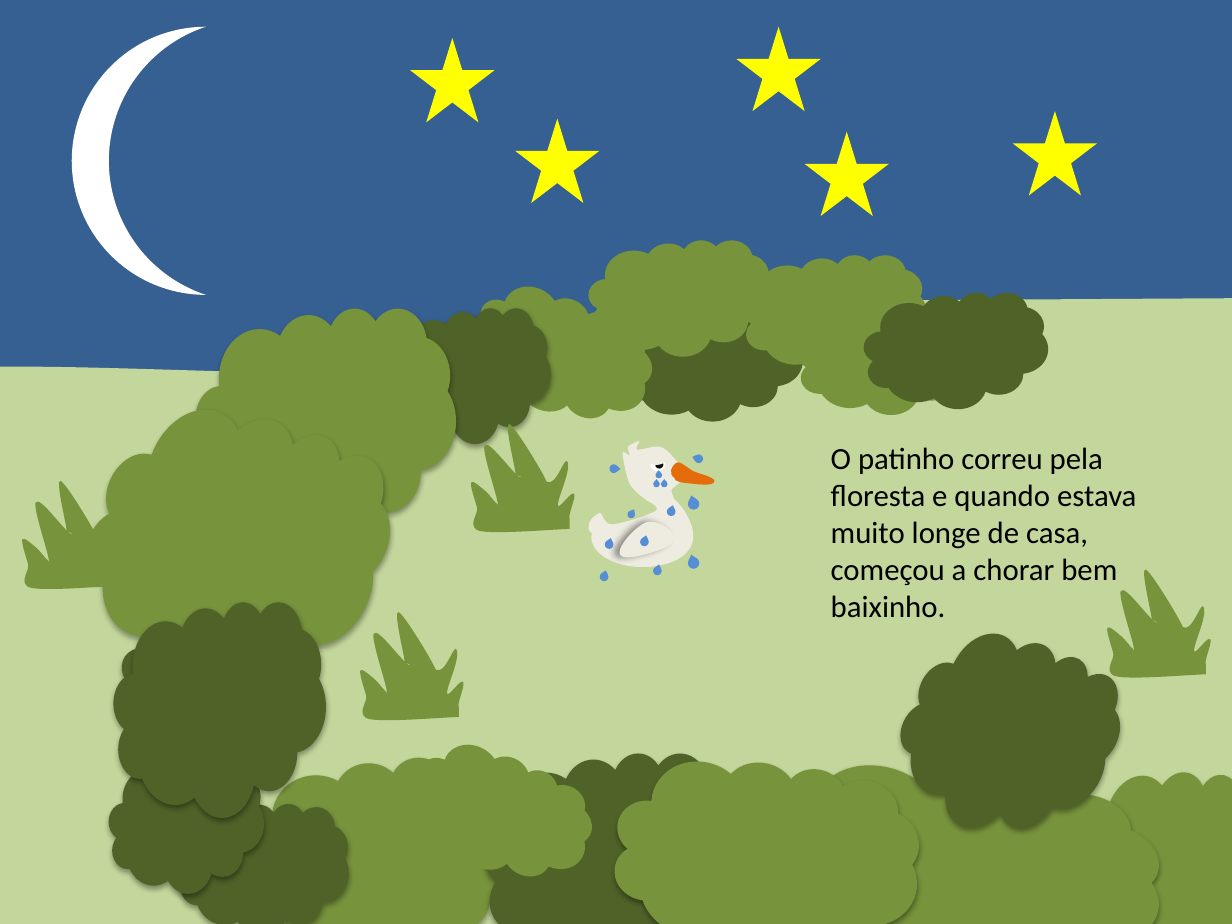
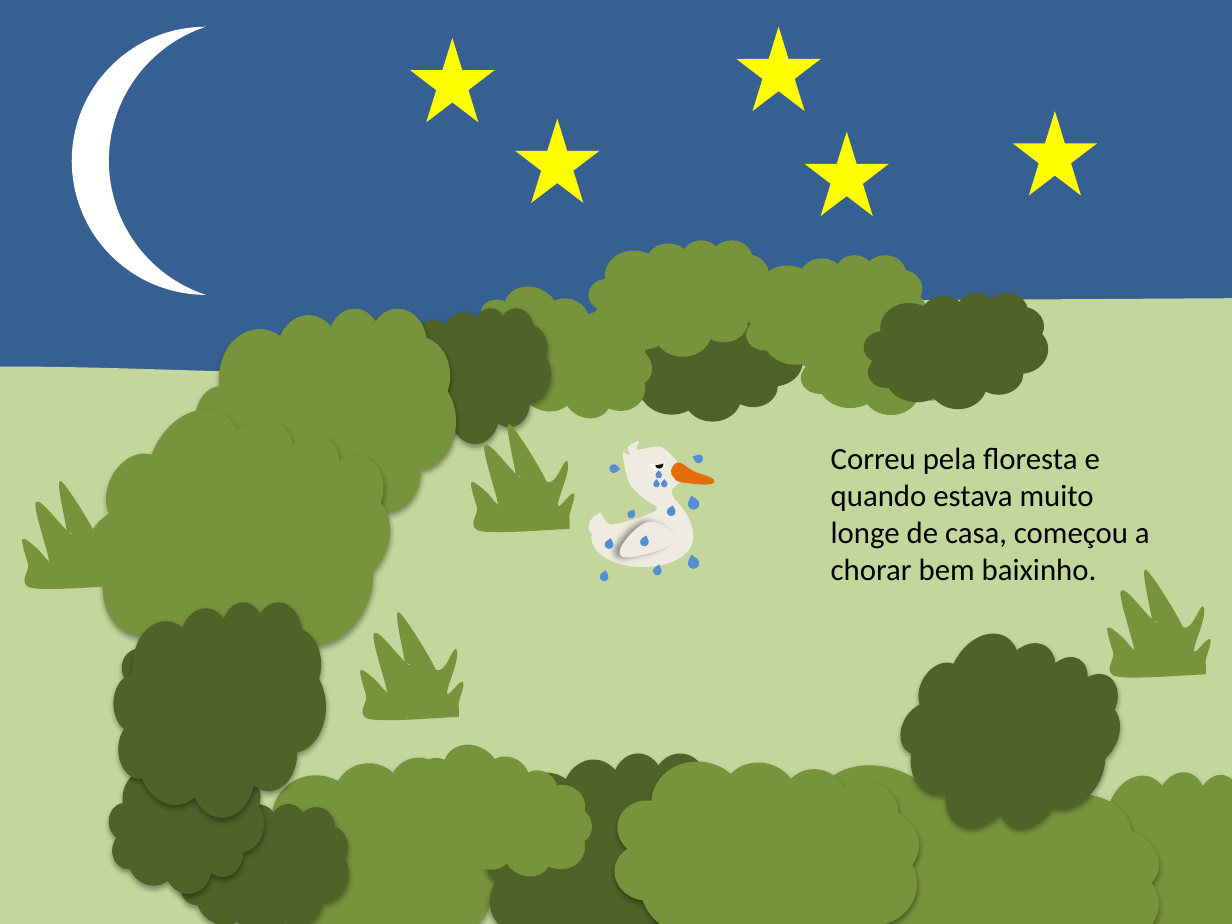
Before and after one commit to gustavoFG28/Ludit, a slide deck: slide 7 of Historias/fundos.pptx. Drawn at 1232x924 pixels with LibreOffice and Linux fonts; fonts in the diff are those of the drawing. Boxes give left, top, right and bottom in pixels: in the first picture for what was removed or moved away, otherwise in the second. Text is boxed around its words. In the diff, an @@ line names an element or a change of style, - is before the commit and + after.

```diff
--- a/Historias/fundos.pptx
+++ b/Historias/fundos.pptx
@@ text at <box>831,447,1150,581</box>: text changed @@
-O patinho correu pela floresta e quando estava muito longe de casa, começou a chorar bem baixinho.
+Correu pela floresta e quando estava muito longe de casa, começou a chorar bem baixinho.
```
Also in this commit, not shown: 1 other slide changed, 2 slides added, 2 slides removed, 1 other file.
